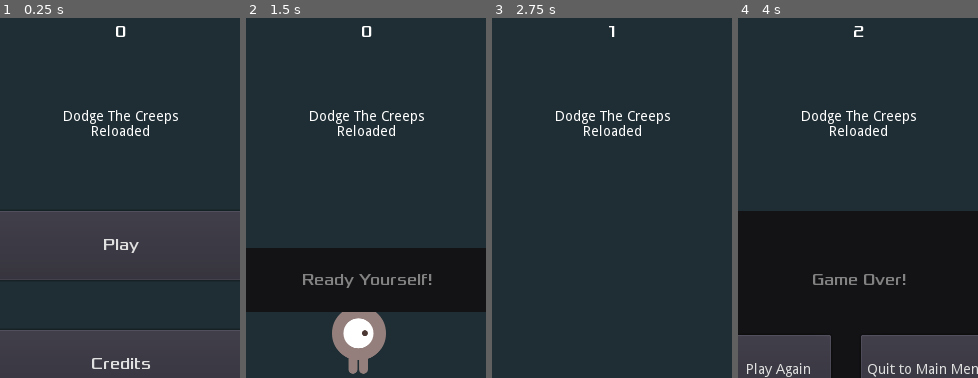
Above: before the commit, frames 1-4 (left to right).
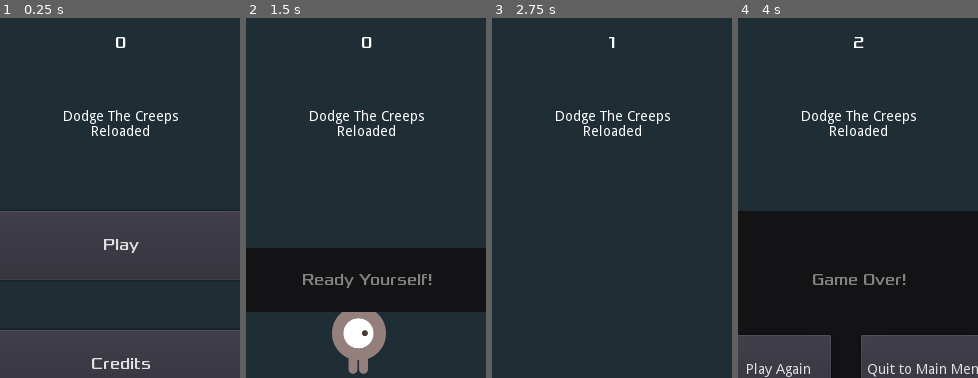
Above: after the commit, the same moments.

Repository: AlixBarreaux/dodge-the-beasties
Game: Godot game, scene res://Scenes/Main.tscn
Two runs of this game, one before a commit and one after it. Both use one fixed random seed, a clock stepped at 60 frames per second and the inputs below.
Inputs:
- Up to frame 1 (0.25 s): no input
- Up to frame 2 (1.5 s): click "Play" at 0.5 s; tap Enter at 1.25 s; hold D (move_right) from 1.28 s (still down)
- Up to frame 3 (2.75 s): release D (move_right) at 2.03 s; hold S (move_down) from 2.03 s (still down)
- Up to frame 4 (4 s): release S (move_down) at 2.78 s; hold D (move_right) 2.78-3.53 s; hold Z (move_up) from 3.53 s (still down)
The pictures show only the part of the screen within x 25-75%, y 6-56%; the shares and areas given below are measured in that part.

The runs differ from the first frame. In frame 1, 0.2% of the frame differs, in the area x 48-53%, y 2-9%; in frame 2, 0.2%; in frame 3, less than 0.1%; in frame 4, 0.2%.

Commit message:
Add theme and apply it to HUD

Diff:
--- /dev/null
+++ b/Resources/main_theme.tres
@@ -0,0 +1,13 @@
+[gd_resource type="Theme" load_steps=4 format=2]
+
+[ext_resource path="res://Assets/Fonts/xolonium-regular.ttf" type="DynamicFontData" id=1]
+
+[sub_resource type="DynamicFont" id=1]
+font_data = ExtResource( 1 )
+
+[sub_resource type="DynamicFont" id=2]
+font_data = ExtResource( 1 )
+
+[resource]
+Label/fonts/font = SubResource( 1 )
+RichTextLabel/fonts/normal_font = SubResource( 2 )
--- a/Scenes/GUI/HUD.tscn
+++ b/Scenes/GUI/HUD.tscn
@@ -6,6 +6,7 @@
 [ext_resource path="res://Scenes/GUI/CreditsButton.tscn" type="PackedScene" id=4]
 [ext_resource path="res://GameOverMenu.tscn" type="PackedScene" id=5]
 [ext_resource path="res://main_menu.gd" type="Script" id=6]
+[ext_resource path="res://Resources/main_theme.tres" type="Theme" id=7]
 
 [sub_resource type="DynamicFont" id=1]
 font_data = ExtResource( 1 )
@@ -15,19 +16,19 @@
 
 [node name="ScoreLabel" type="Label" parent="."]
 anchor_right = 1.0
-margin_top = 25.0
-margin_bottom = 95.0
-custom_fonts/font = SubResource( 1 )
+margin_top = 33.0
+margin_bottom = 110.0
+size_flags_horizontal = 3
+size_flags_vertical = 3
+theme = ExtResource( 7 )
 text = "0"
 align = 1
 valign = 1
-__meta__ = {
-"_edit_use_anchors_": false
-}
 
 [node name="MainMenu" type="Control" parent="."]
 anchor_right = 1.0
 anchor_bottom = 1.0
+theme = ExtResource( 7 )
 script = ExtResource( 6 )
 
 [node name="VBoxContainer" type="VBoxContainer" parent="MainMenu"]
@@ -84,6 +85,7 @@
 
 [node name="GameOverMenu" parent="." instance=ExtResource( 5 )]
 visible = false
+theme = ExtResource( 7 )
 
 [node name="Control" type="Control" parent="."]
 anchor_top = 0.5
Not shown: 1 places in Scenes/GUI/HUD.tscn that only renumber resources
